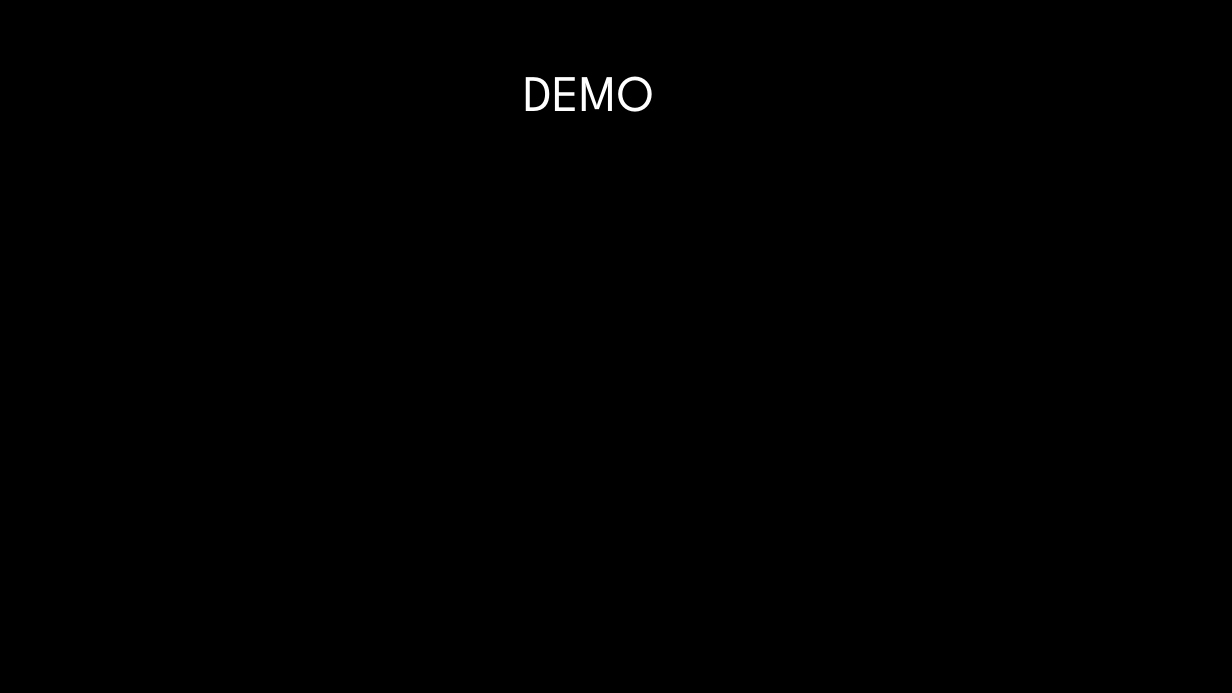
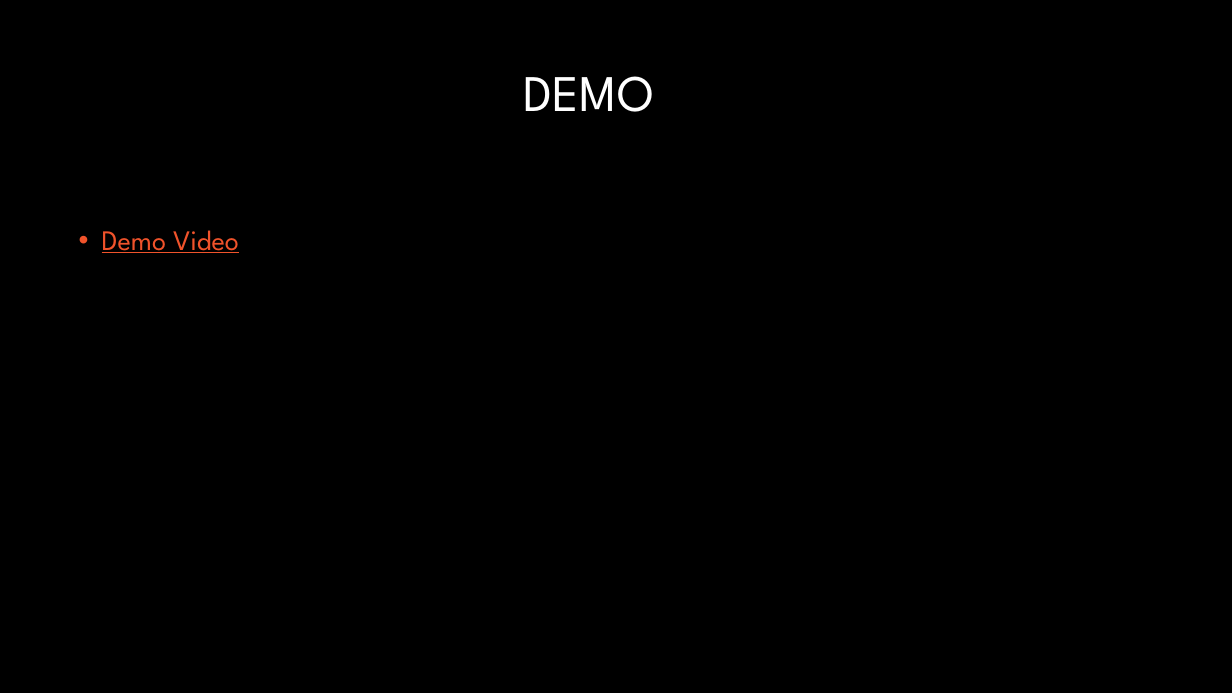
Before and after one commit to Crimson-Scot96/Conversational-AI, a slide deck: slide 15 of set10120_cw2_presentation.pptx (slide 14 before the commit). Drawn at 1232x693 pixels with LibreOffice and Linux fonts; fonts in the diff are those of the drawing; background and template pictures are left out. Boxes give left, top, right and bottom in pixels: in the first picture for what was removed or moved away, otherwise in the second. Text is boxed around its words. In the diff, an @@ line names an element or a change of style, - is before the commit and + after.

```diff
--- a/set10120_cw2_presentation.pptx
+++ b/set10120_cw2_presentation.pptx
@@ text added at [102,230,239,253], 22 pt, text #F0532B, underline @@
+• Demo Video
```
Also in this commit, not shown: 9 other slides changed, 3 slides added, 2 slides removed.
